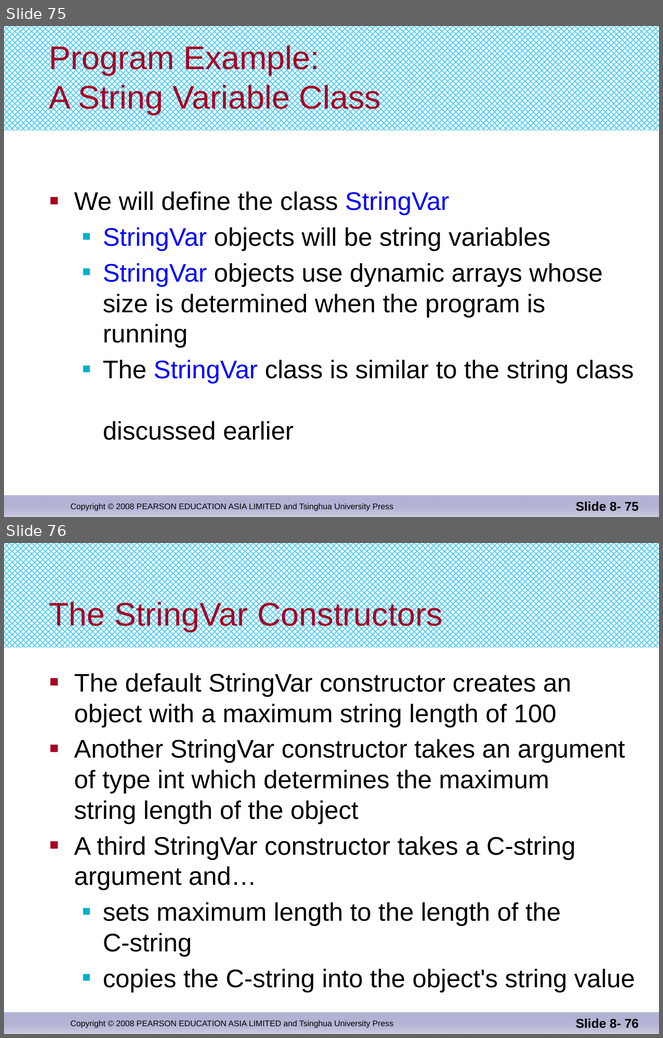
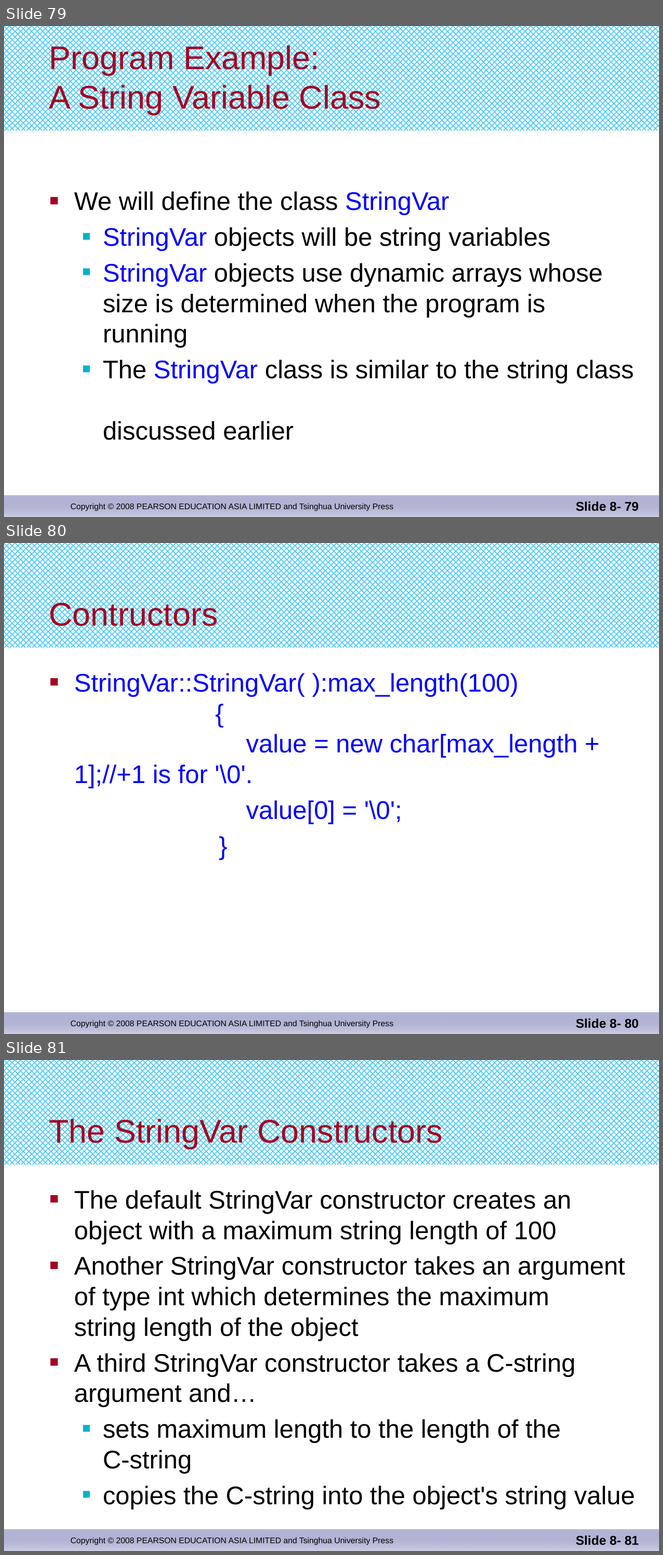
Before and after one commit to djuanbei/CPLUSPLUS, a slide deck: ppt/Chapter 11.pptx. Shown one above the other, each under a label of ours: slides 75 and 76 before the commit, slides 79, 80 and 81 after it. The pictures are 663x1038 and 663x1555 pixels, drawn with LibreOffice and Linux fonts; fonts in the diff are those of the drawing. Boxes give left, top, right and bottom in pixels: in the first picture for what was removed or moved away, otherwise in the second. Text is boxed around its words. In the diff, an @@ line names an element or a change of style, - is before the commit and + after.

```diff
--- a/ppt/Chapter 11.pptx
+++ b/ppt/Chapter 11.pptx
@@ slide 80 added at bbox=[4, 543, 659, 1034], background #FFFFFF; not listed: 3 template elements that a slide beside it also shows @@
@@ title added at bbox=[49, 600, 218, 632], 36 pt, text #A50021 @@
+Contructors
@@ text added at bbox=[74, 673, 578, 824], 28 pt, text #0000FF @@
+■ StringVar::StringVar( ):max_length(100)
+  {
+  value = new char[max_length + 1];//+1 is for '\0'.
+value[0] = '\0';
+}
@@ page number added at bbox=[576, 1019, 639, 1029], 14 pt, text #000000, bold @@
+Slide 8- 80
@@ what was slide 75 is now slide 79 @@
@@ page number at bbox=[576, 502, 639, 512]: text changed @@
-Slide 8- 75
+Slide 8- 79
@@ what was slide 76 is now slide 81 @@
@@ page number at bbox=[576, 1536, 639, 1546]: text changed @@
-Slide 8- 76
+Slide 8- 81
```
Also in this commit, not shown: 2 slides changed, 4 other slides added, 1 other file.
